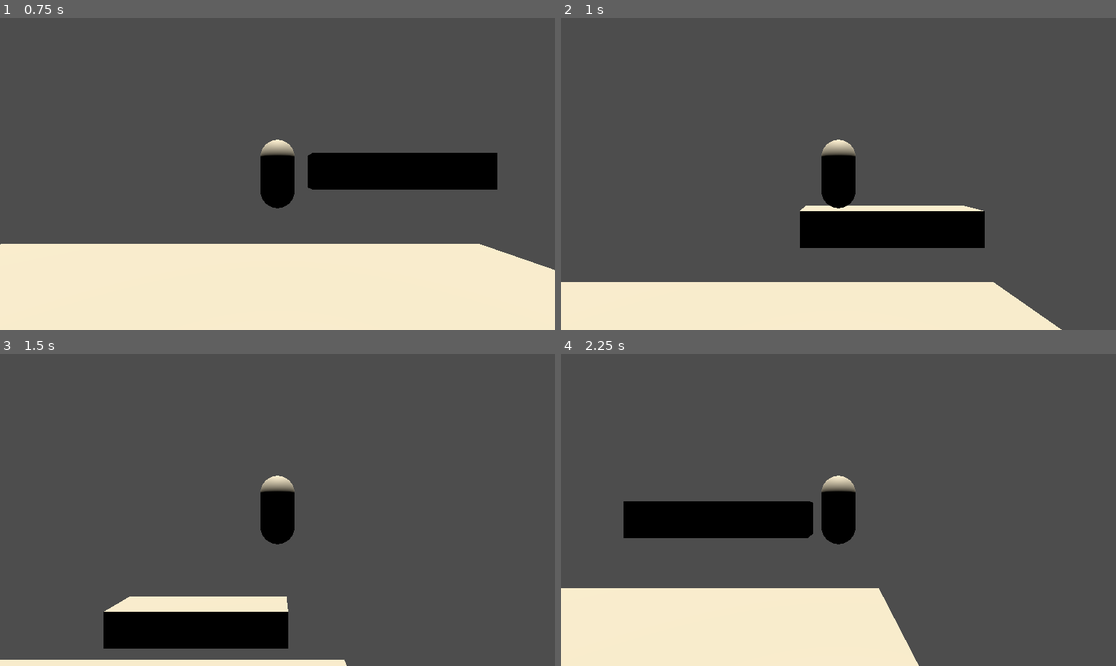
Above: before the commit, frames 1-4 (two rows, left to right).
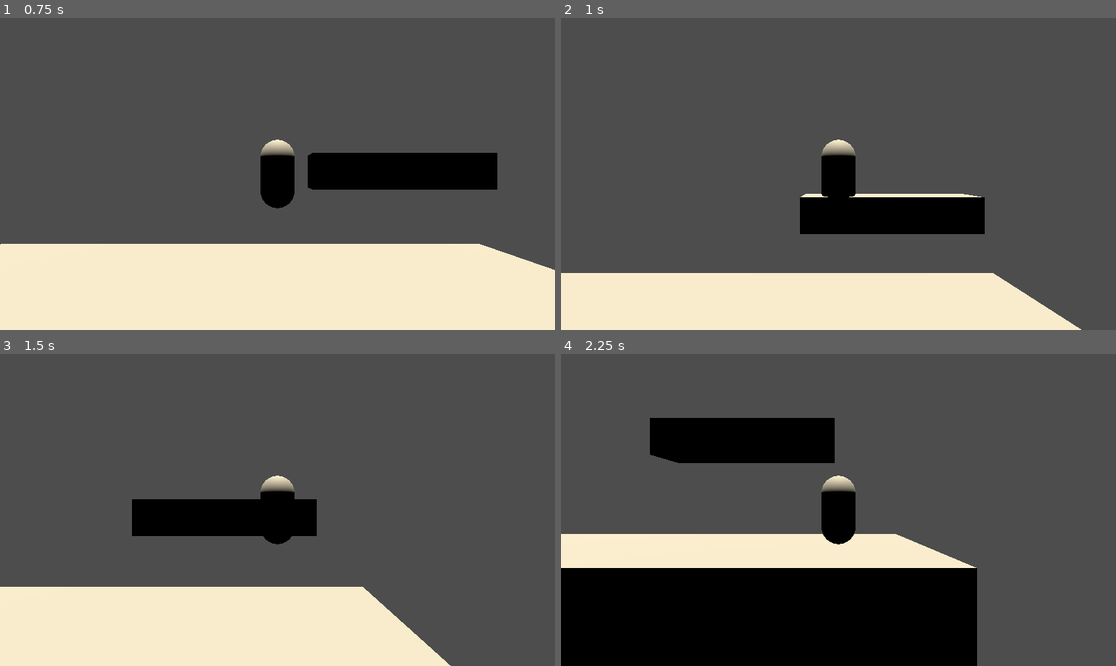
Above: after the commit, the same moments.

Repository: RadianceStorm/J226-Smash
Game: Godot game, scene res://temp.tscn
Same seed, same stepped clock (60 frames per second), same inputs: the game is played once before the commit and once after it. The project has no main scene, so this scene is started directly.
Inputs:
- Up to frame 1 (0.75 s): hold D (move_right) from 0.53 s (still down); hold Space (jump) from 0.53 s (still down)
- Up to frame 2 (1 s): keep holding D (move_right); keep holding Space (jump)
- Up to frame 3 (1.5 s): release D (move_right) at 1.28 s; release Space (jump) at 1.28 s; hold S (move_down) from 1.28 s (still down); tap Space (jump) at 1.35 s
- Up to frame 4 (2.25 s): tap Space (jump) at 1.52, 1.82 s; release S (move_down) at 2.03 s; hold D (move_right) from 2.03 s (still down); hold Space (jump) from 2.03 s (still down)

Frame 1 is identical in both runs. In frame 2, 5.9% of the frame differs, in the area x 0-94%, y 56-100%; in frame 3, 19%; in frame 4, 39%, in the area x 0-75%, y 20-100%.

Commit message:
WIP Soft Platform Physics
It's still extremely broken but I'm working on it. The movement is feeling a little more polished now.

Diff:
--- a/scenes/fighters/fighter_base.gd
+++ b/scenes/fighters/fighter_base.gd
@@ -14,6 +14,18 @@
 class_name FighterBase
 extends CharacterBody3D
 
+# --- Hitbox Sides ---
+@onready var _collision_shape: CollisionShape3D = $HitboxRoot
+
+func _get_box_edges() -> Dictionary:
+	var shape := _collision_shape.shape as BoxShape3D
+	var origin := _collision_shape.global_position
+	return {
+		"left":   origin.x - shape.size.x / 2.0,
+		"right":  origin.x + shape.size.x / 2.0,
+		"bottom": origin.y - shape.size.y / 2.0,
+	}
+
 # --- Exports ---
 @export var stats: FighterStats
 
@@ -75,12 +87,17 @@
 	Vector2(120, 60),
 ]
 
-# --- Startup ---
+var _soft_platforms: Array = []
+
 func _ready() -> void:
 	double_jumps_remaining = stats.max_double_jumps
 	floor_stop_on_slope    = true
 	floor_max_angle        = deg_to_rad(46)
 	add_to_group("fighter")
+	call_deferred("_collect_soft_platforms")
+
+func _collect_soft_platforms() -> void:
+	_soft_platforms = get_tree().get_nodes_in_group("soft_platforms")
 
 # --- Main Loop ---
 func _physics_process(delta: float) -> void:
@@ -235,27 +252,40 @@
 func _apply_move() -> void:
 	var was_grounded := grounded
 
-	# --- Soft platform logic ---
-	# Pass through soft platforms if:
-	#   - holding down, OR
-	#   - moving upward (jumping through from below)
 # --- Soft platform logic ---
-	var holding_down := Input.is_action_pressed("move_down")
-	var moving_up    := vel.y > 0.5
-
-	if holding_down and grounded:
-		_dropping_through = true
-		_down_tapped = false
-	elif _dropping_through and grounded and not holding_down:
-		_dropping_through = false
-
-	if _dropping_through or holding_down or moving_up:
-		set_collision_mask_value(2, false)
+
+	var holding_down  := Input.is_action_pressed("move_down")
+
+	var edges := _get_box_edges()
+
+	var should_collide := true
+	if holding_down:
+		should_collide = false
 	else:
-		set_collision_mask_value(2, true)
-
-	floor_snap_length = 0.15 if (state == State.GROUNDED or state == State.JUMPSQUAT) else 0.0
-
+		for platform in _soft_platforms:
+			var p_top: float = platform.top_y
+			var p_left: float = platform.left_x
+			var p_right: float = platform.right_x
+			if edges.bottom < p_top:
+				should_collide = false
+				break
+			if edges.left > p_right:
+				should_collide = false
+				break
+			if edges.right < p_left:
+				should_collide = false
+				break
+
+	set_collision_mask_value(2, should_collide)
+
+	var above_any_soft := false
+	for platform in _soft_platforms:
+		break
+
+	set_collision_mask_value(2, above_any_soft and not holding_down)
+
+# --- Move and Slide ---
+	var pre_move_x := global_position.x
 	velocity = vel
 	move_and_slide()
 	vel = velocity
@@ -263,11 +293,11 @@
 # Soft platforms have no horizontal collision — restore x vel if sideways hit
 	for i in get_slide_collision_count():
 		var col := get_slide_collision(i)
-		var collider := col.get_collider()
-		if collider and collider.get_collision_layer_value(2):
+		if col.get_collider().get_collision_layer_value(2):
 			if abs(col.get_normal().x) > 0.7:
-				vel.x = velocity.x  # restore pre-slide horizontal velocity
-				velocity = vel
+				global_position.x = pre_move_x
+				vel.x = velocity.x
+				break
 
 	grounded     = is_on_floor()
 	floor_normal = get_floor_normal() if grounded else Vector3.UP
--- a/scenes/stages/platform_soft.gd
+++ b/scenes/stages/platform_soft.gd
@@ -3,5 +3,14 @@
 @export var is_solid: bool = false
 @export var ledge_points: Array[Marker3D] = [$LedgePointLeft, $LedgePointRight]
 
-func _ready():
+var top_y:   float
+var left_x:  float
+var right_x: float
+
+func _ready() -> void:
 	add_to_group("platforms")
+	add_to_group("soft_platforms")
+	var shape := $CollisionShape3D.shape as BoxShape3D
+	top_y   = global_position.y + shape.size.y / 2.0
+	left_x  = global_position.x - shape.size.x / 2.0
+	right_x = global_position.x + shape.size.x / 2.0
